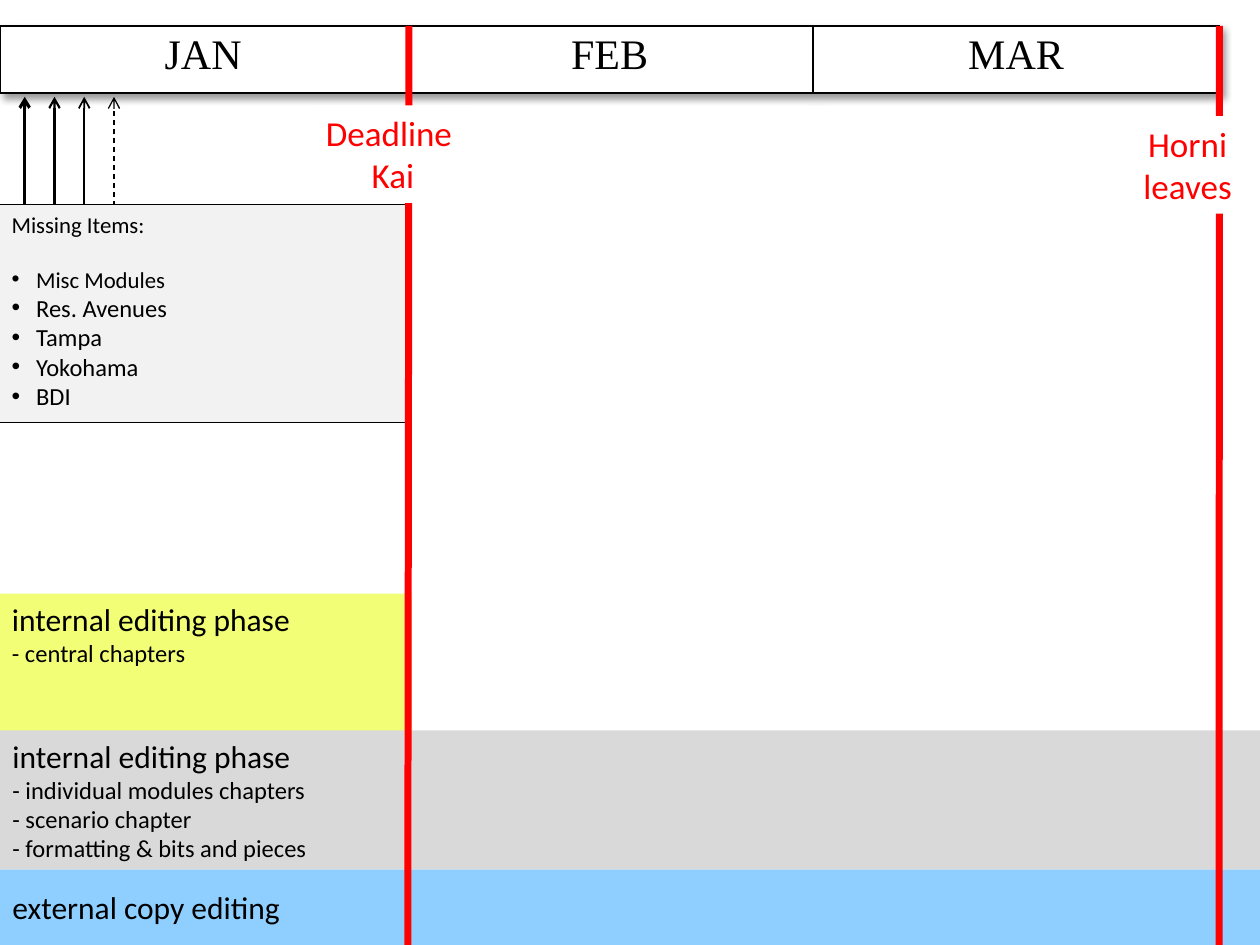
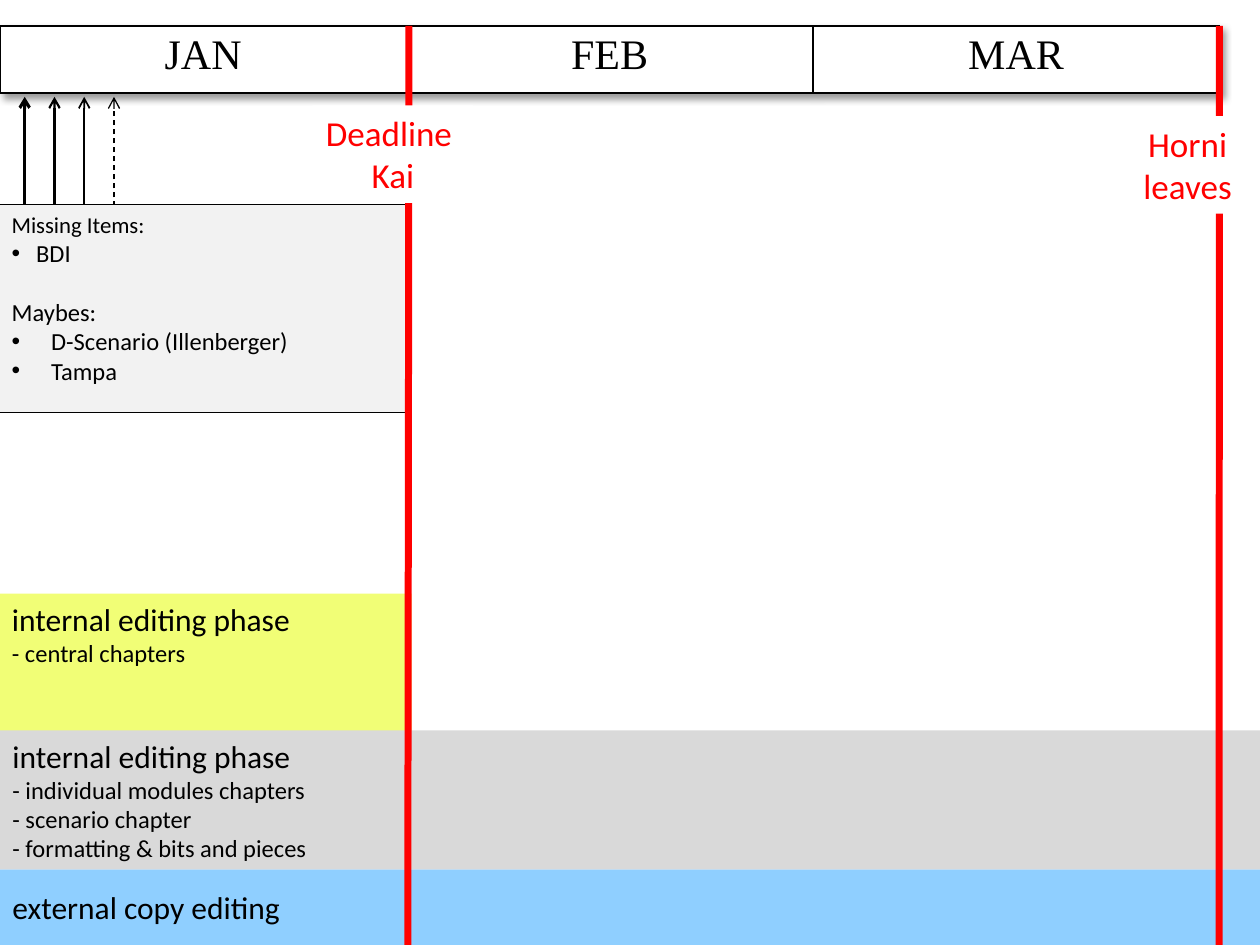
Before and after one commit to sashigurram/book, a slide deck: slide 1 of admin/timeline.pptx. Drawn at 1260x945 pixels with LibreOffice and Linux fonts; fonts in the diff are those of the drawing. Boxes give left, top, right and bottom in pixels: in the first picture for what was removed or moved away, otherwise in the second. Text is boxed around its words. In the diff, an @@ line names an element or a change of style, - is before the commit and + after.

```diff
--- a/admin/timeline.pptx
+++ b/admin/timeline.pptx
@@ rectangle "Missing Items:": place and size @@
-rectangle "Missing Items:" at bbox=[0, 204, 407, 422]
+rectangle "Missing Items:" at bbox=[0, 204, 407, 412]
@@ text in rectangle at bbox=[12, 246, 288, 355]: text changed; size 13 to 14 pt @@
-• Misc Modules
-• Res. Avenues
+• BDI
+Maybes:
+• D-Scenario (Illenberger)
@@ text in rectangle at bbox=[36, 359, 138, 405]: paragraphs removed @@
-• Yokohama
-• BDI
@@ text in rectangle at bbox=[51, 364, 117, 384]: indent changed @@
```
